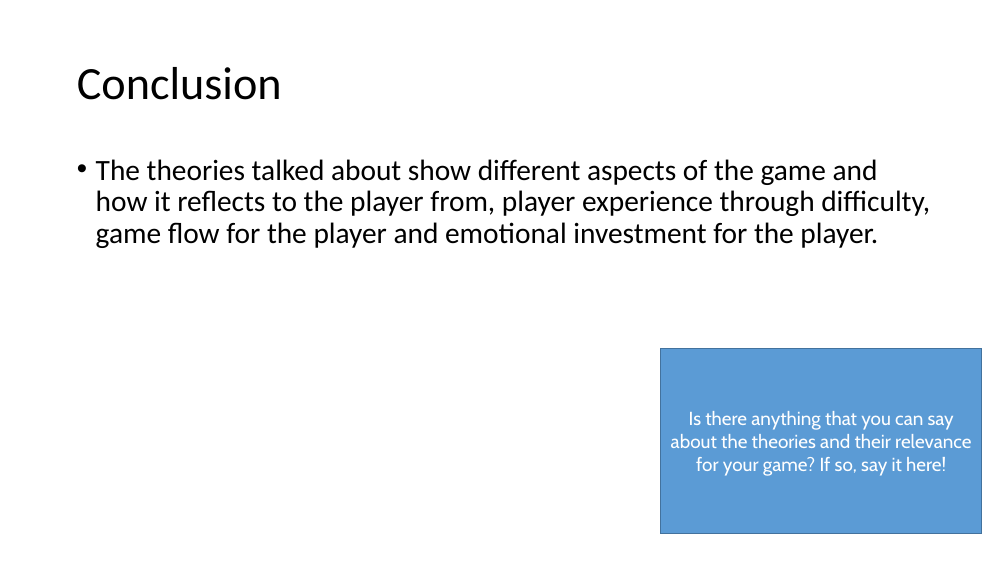
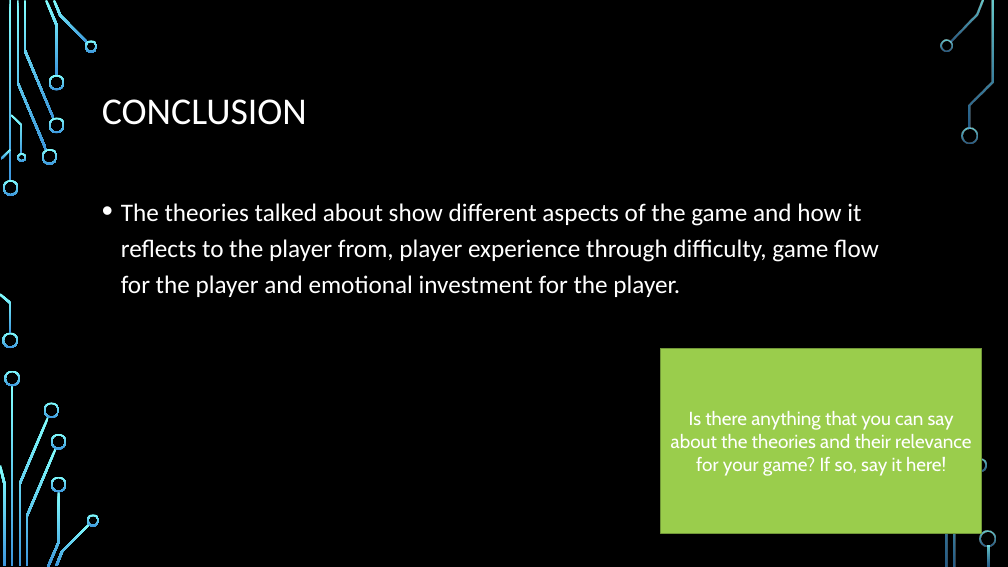
Before and after one commit to Mukkablue/PotatoEatersGame, a slide deck: slide 9 of ExamPresentationTemplate.pptx. Drawn at 1008x567 pixels with LibreOffice and Linux fonts; fonts in the diff are those of the drawing; background and template pictures are left out. Boxes give left, top, right and bottom in pixels: in the first picture for what was removed or moved away, otherwise in the second. Text is boxed around its words. In the diff, an @@ line names an element or a change of style, - is before the commit and + after.

```diff
--- a/ExamPresentationTemplate.pptx
+++ b/ExamPresentationTemplate.pptx
@@ background #FFFFFF to picture (left out) @@
@@ title at [102,99,307,125]: text changed; size 44 to 36 pt; text colour #000000 to #FFFFFF @@
-Conclusion
+CONCLUSION
@@ text "The theories talked about show ...": place and size @@
-text "The theories talked about show ..." at [96,159,930,248]
+text "The theories talked about show ..." at [121,203,879,297]
@@ text "The theories talked about show ..." at [121,203,879,297]: size 28 to 24 pt, text colour #000000 to #FFFFFF; line spacing 0.9 to 1.2 @@
@@ rectangle "Is there anything that you ..." at [661,349,982,534]: fill #5B9BD5 to #9ACD4C; outline #43739E 1 pt to #729838 1.25 pt @@
@@ group added at [0,0,996,567]: 32 freeform shapes, 3 rectangles @@
```
Also in this commit, not shown: 10 other slides changed.
